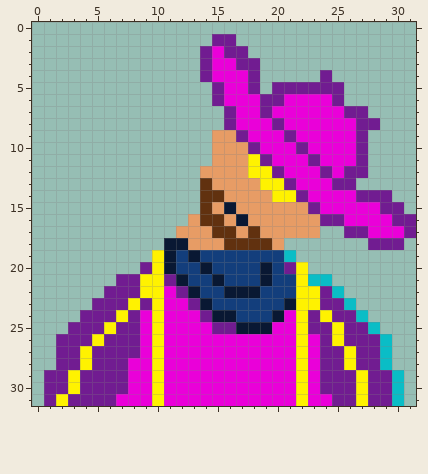
A pixel-art sprite gets an edit: gae-gamejam/assets/Cowboy5.png. This is how it looked before the edit.
The file is 32x32 pixels.
The same view after the edit:
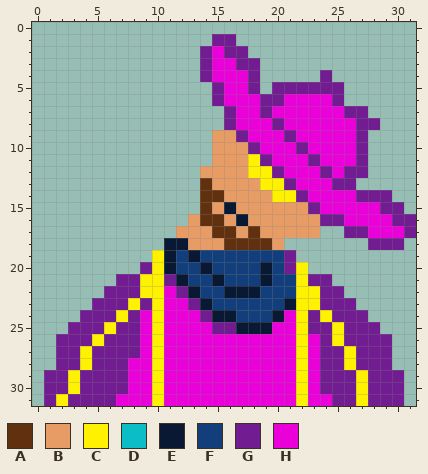
Palette (. is transparent): A #61310f  B #e79c65  C #fff200  D #0abdc6  E #091833  F #133e7c  G #711c91  H #ea00d9
The edit:
y 19: x 21 D -> G
y 21: x 23..24 DD -> GG
y 22: x 25 D -> G
y 23: x 26 D -> G
y 24: x 27 D -> G
y 25: x 28 D -> G
y 26..28: x 29 D -> G
y 29..31: x 30 D -> G
Where, in picture pixels (left, top, right, bottom), the same in both pictures:
changed: (284, 250, 404, 406)
